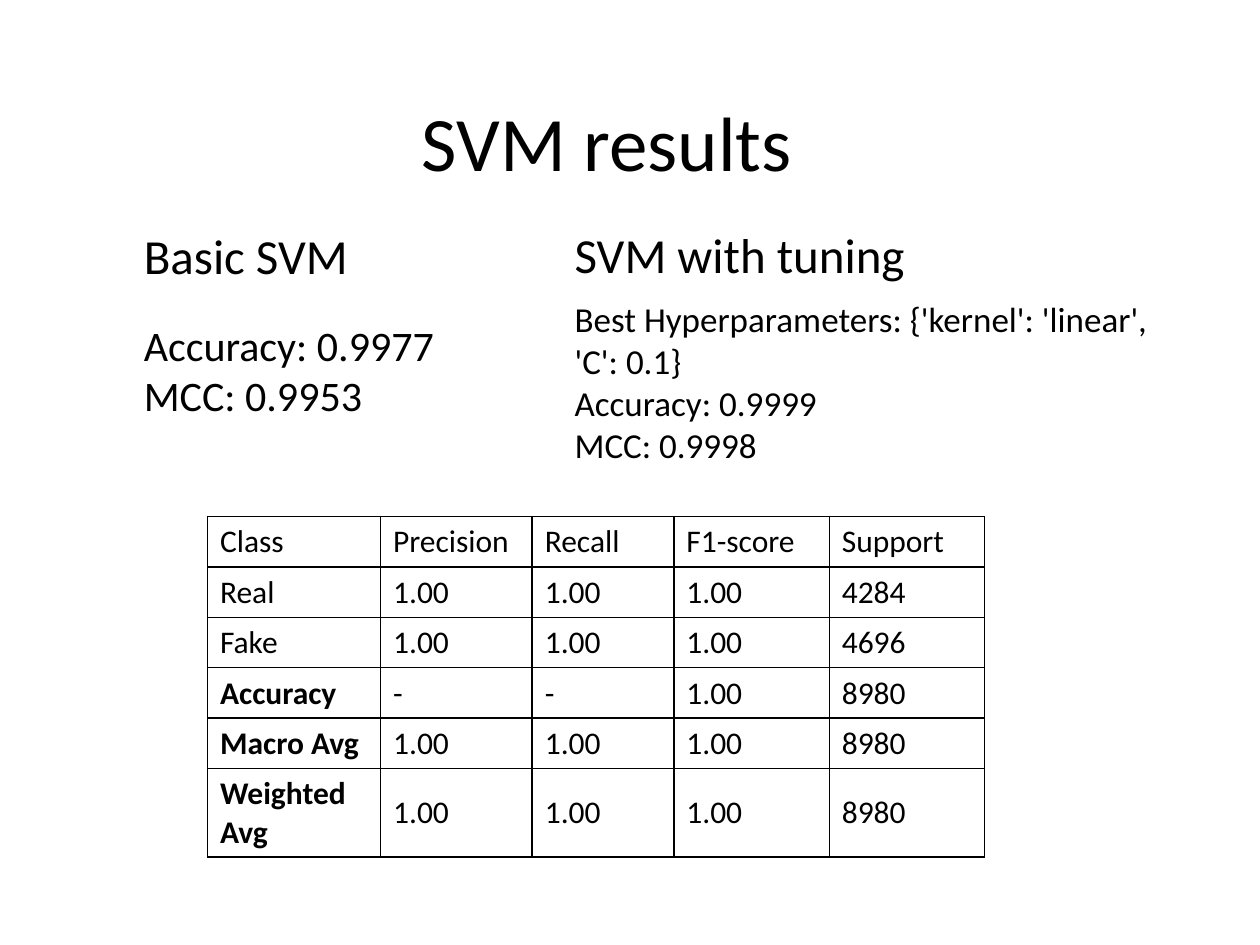
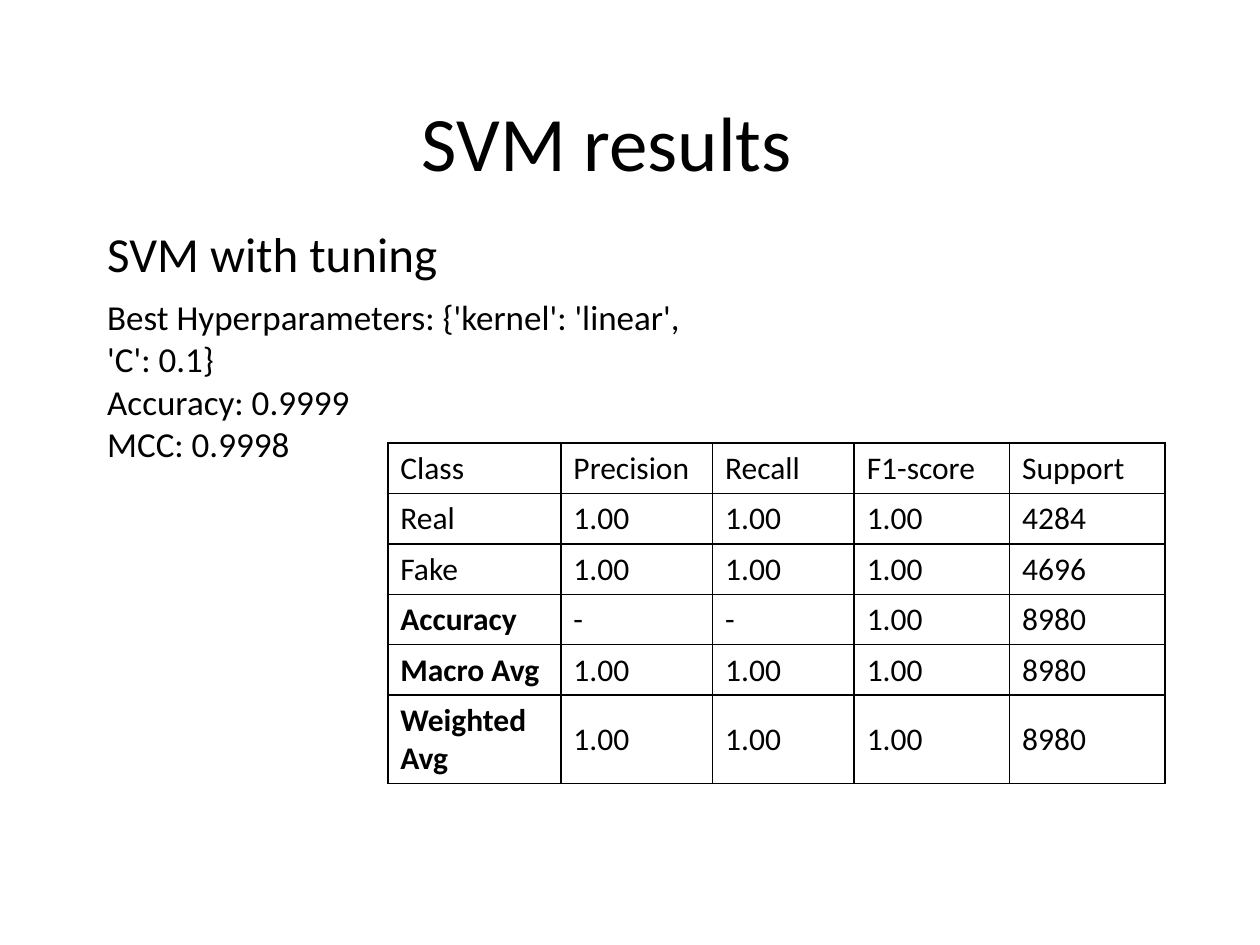
Before and after one commit to SebasN12/Fake-news-classifier, a slide deck: slide 15 of fake-news-classifier.pptx (slide 14 before the commit). Drawn at 1260x945 pixels with LibreOffice and Linux fonts; fonts in the diff are those of the drawing. Boxes give left, top, right and bottom in pixels: in the first picture for what was removed or moved away, otherwise in the second. Text is boxed around its words. In the diff, an @@ line names an element or a change of style, - is before the commit and + after.

```diff
--- a/fake-news-classifier.pptx
+++ b/fake-news-classifier.pptx
@@ text "SVM with tuning": place and size @@
-text "SVM with tuning" at (575, 239, 905, 282)
+text "SVM with tuning" at (107, 238, 437, 281)
@@ text removed at (144, 240, 348, 275) @@
-Basic SVM
@@ text "Best Hyperparameters: {'kernel': 'linear', 'C': ...": place and size @@
-text "Best Hyperparameters: {'kernel': 'linear', 'C': ..." at (575, 306, 1147, 459)
+text "Best Hyperparameters: {'kernel': 'linear', 'C': ..." at (107, 304, 680, 458)
@@ text removed at (144, 333, 434, 412) @@
-Accuracy: 0.9977
-MCC: 0.9953
@@ table: place and size @@
-table at (208, 517, 983, 857)
+table at (388, 444, 1163, 784)
```
Also in this commit, not shown: 4 other slides changed, 1 slide added, 1 other file.
